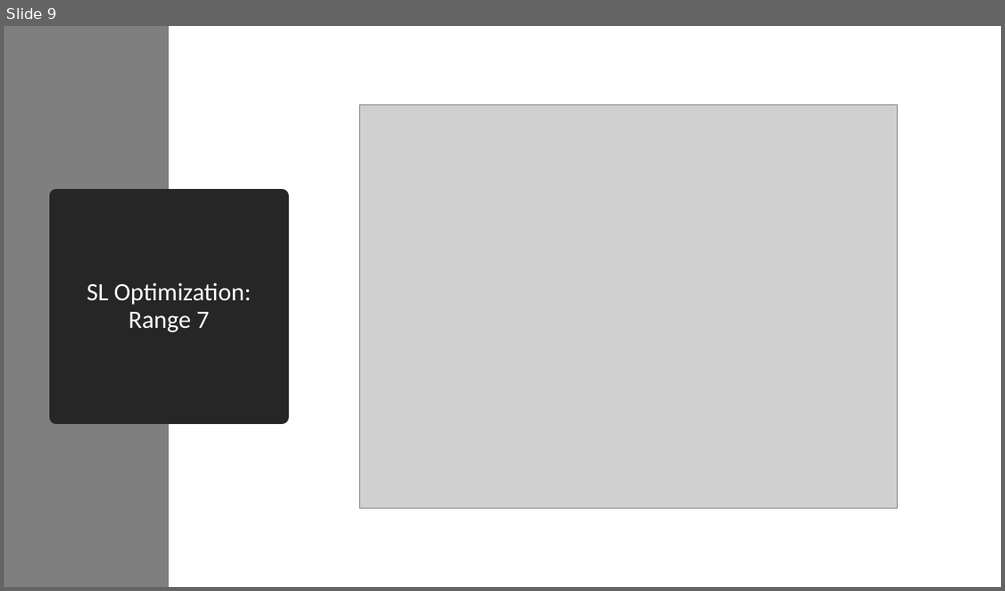
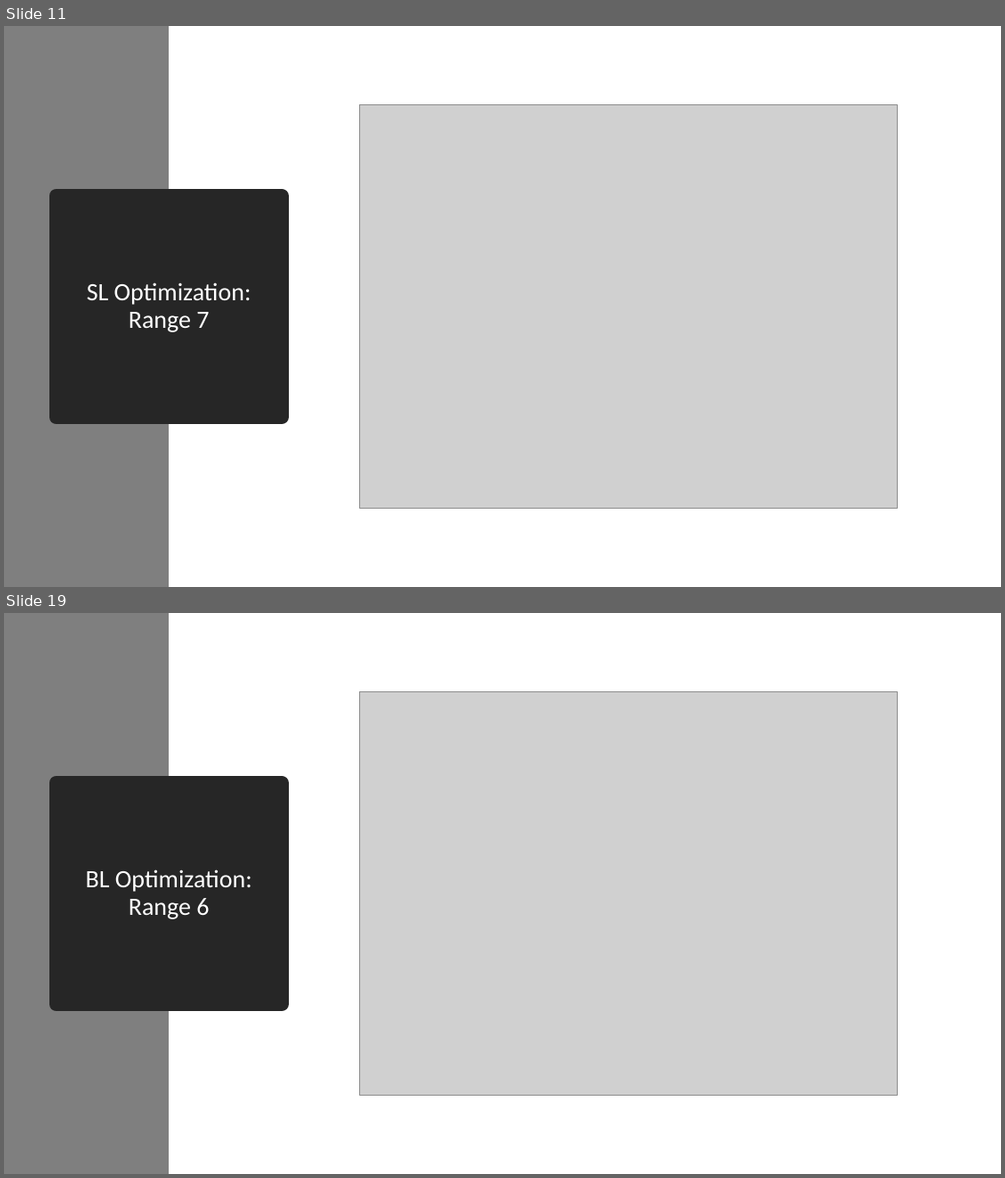
Before and after one commit to akashlevy/RRAM-RADAR-Tuning, a slide deck: presentations/Updates 6-2-20.pptx. Shown one above the other, each under a label of ours: slide 9 before the commit, slides 11 and 19 after it; the slides between them are not shown. The pictures are 1005x591 and 1005x1178 pixels, drawn with LibreOffice and Linux fonts; fonts in the diff are those of the drawing; grey boxes stand for pictures. Boxes give left, top, right and bottom in pixels: in the first picture for what was removed or moved away, otherwise in the second. Text is boxed around its words. In the diff, an @@ line names an element or a change of style, - is before the commit and + after.

```diff
--- a/presentations/Updates 6-2-20.pptx
+++ b/presentations/Updates 6-2-20.pptx
@@ slide 19 added at [4,613,1001,1174], background #FFFFFF @@
@@ rectangle added at [4,613,169,1174], fill #7F7F7F @@
@@ picture added at [359,691,897,1094] @@
@@ title added at [57,783,282,1004], fill #262626, outline #262626 13.75 pt, 24 pt, text #FFFFFF @@
+BL Optimization: Range 6
@@ what was slide 9 is now slide 11 @@
```
Also in this commit, not shown: 1 slide changed, 11 other slides added, 1 slide removed, 38 other files.
